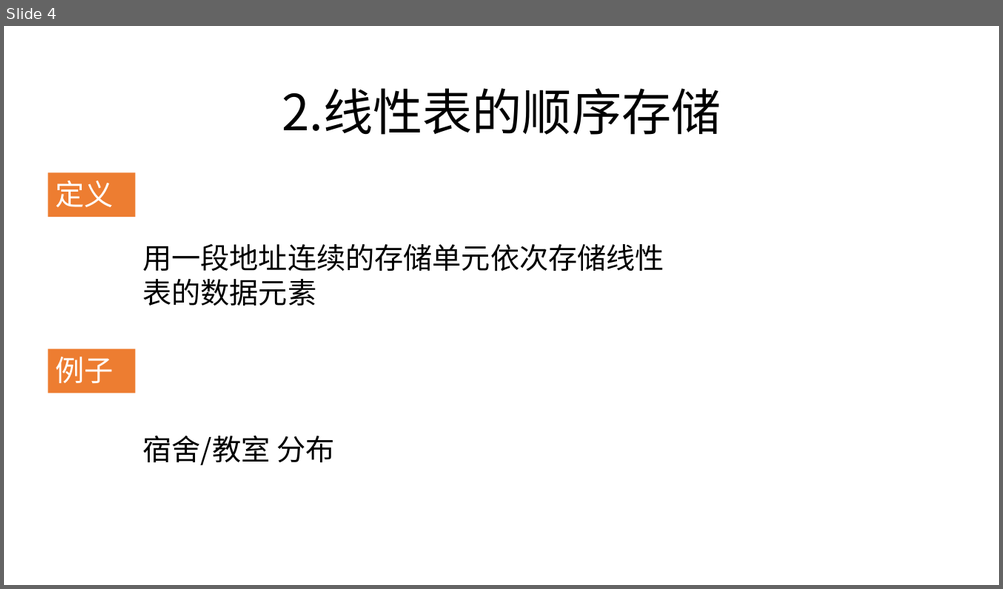
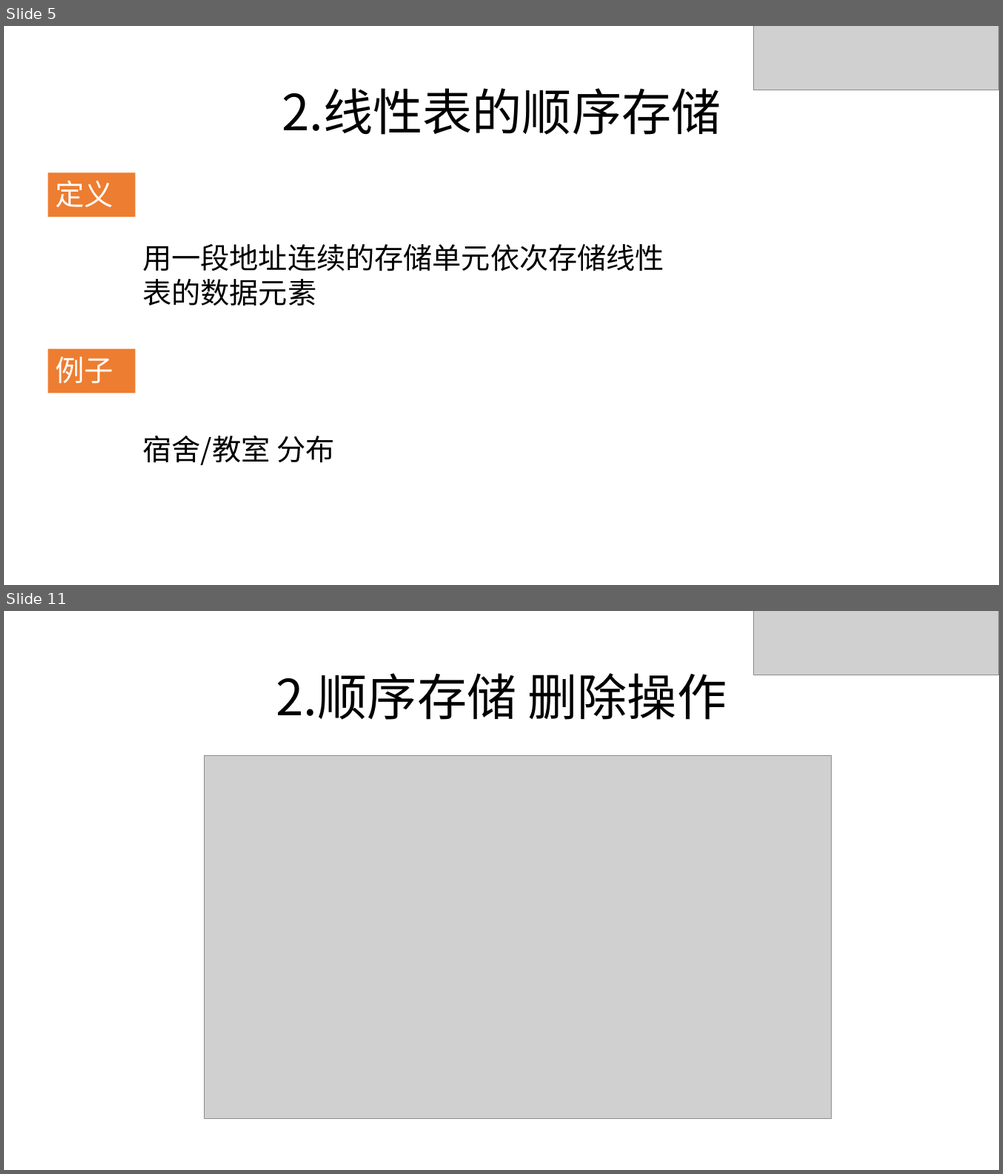
Before and after one commit to zjyesir/hmc_data_structure, a slide deck: 2.线性表.pptx. Shown one above the other, each under a label of ours: slide 4 before the commit, slides 5 and 11 after it; the slides between them are not shown. The pictures are 1003x589 and 1003x1174 pixels, drawn with LibreOffice and Linux fonts; fonts in the diff are those of the drawing; grey boxes stand for pictures; background and template pictures are left out. Boxes give left, top, right and bottom in pixels: in the first picture for what was removed or moved away, otherwise in the second. Text is boxed around its words. In the diff, an @@ line names an element or a change of style, - is before the commit and + after.

```diff
--- a/2.线性表.pptx
+++ b/2.线性表.pptx
@@ slide 11 added at [4, 611, 999, 1170], background picture (left out) @@
@@ picture added at [754, 611, 999, 675] @@
@@ text added at [276, 673, 726, 720], 48 pt, text #000000 @@
+2.顺序存储 删除操作
@@ picture added at [205, 756, 831, 1119] @@
@@ what was slide 4 is now slide 5 @@
@@ slide 5 changed as well @@
@@ picture added at [754, 26, 999, 90] @@
```
Also in this commit, not shown: 8 other slides changed, 18 other slides added, 3 slides removed, 9 other files.
